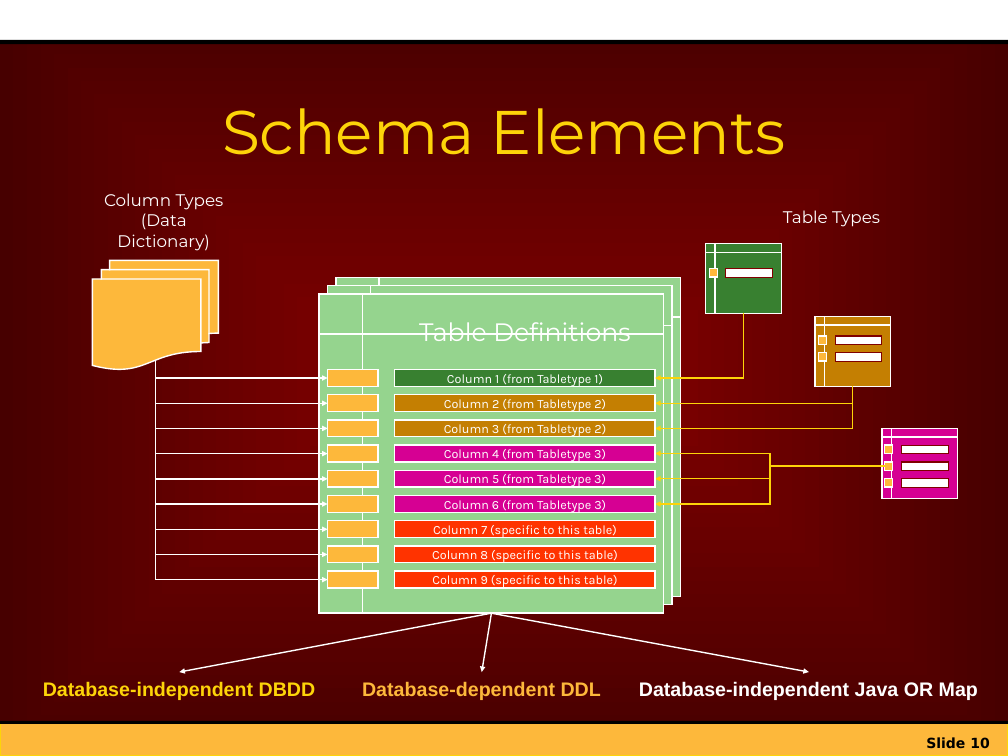
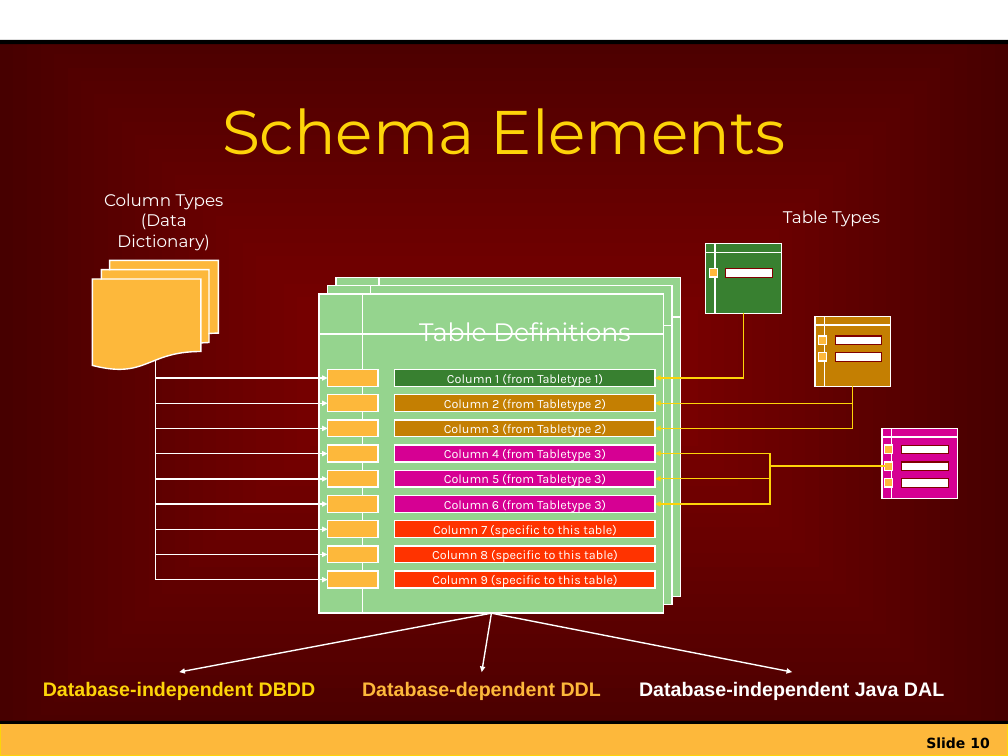
Before and after one commit to netspective/sparx-2001, a slide deck: slide 10 of Framework/web-shared/docs/project/Introduction_to_Sparx_XIF.ppt. Drawn at 1008x756 pixels with LibreOffice and Linux fonts; fonts in the diff are those of the drawing; background and template pictures are left out. Boxes give left, top, right and bottom in pixels: in the first picture for what was removed or moved away, otherwise in the second. Text is boxed around its words. In the diff, an @@ line names an element or a change of style, - is before the commit and + after.

```diff
--- a/Framework/web-shared/docs/project/Introduction_to_Sparx_XIF.ppt
+++ b/Framework/web-shared/docs/project/Introduction_to_Sparx_XIF.ppt
@@ arrow moved from (491, 613) - (808, 672) to (491, 613) - (792, 672) @@
@@ text at <box>639,681,944,700</box>: text changed @@
-Database-independent Java OR Map
+Database-independent Java DAL
```
Also in this commit, not shown: 9 other slides changed, 3 slides added, 9 other files.
